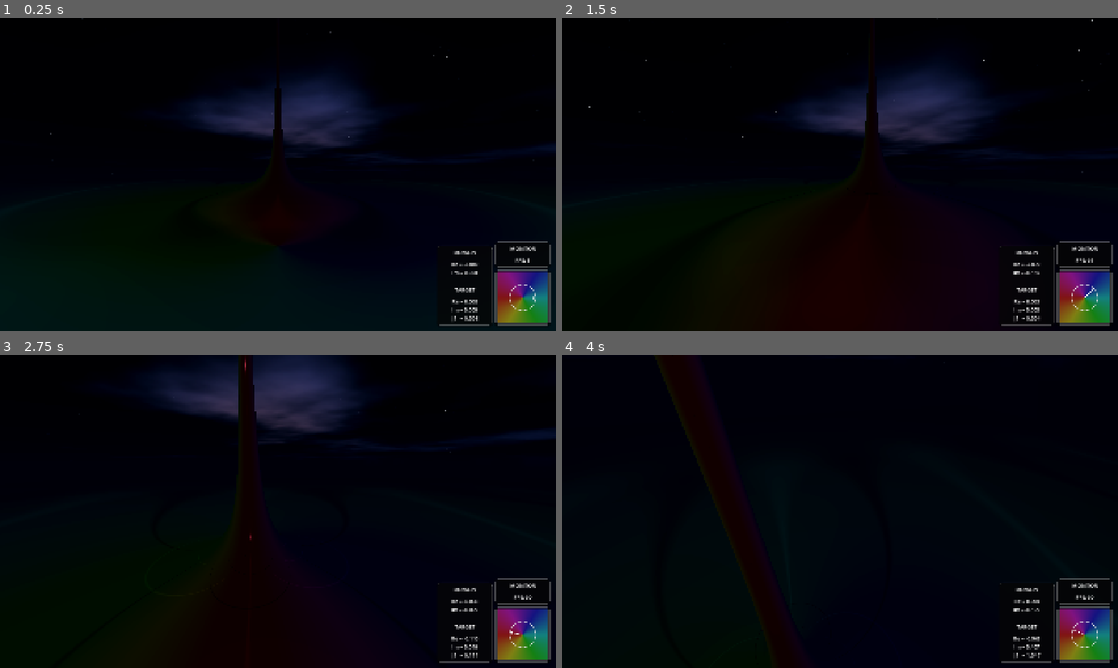
Above: before the commit, frames 1-4 (two rows, left to right).
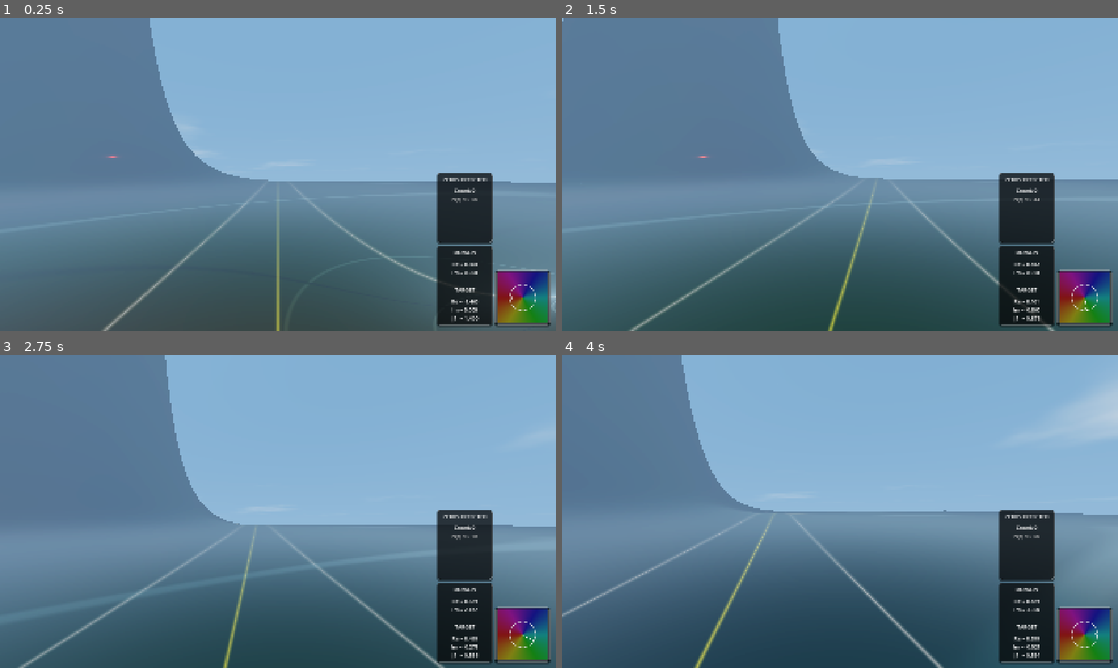
Above: after the commit, the same moments.

Repository: allanino/complex-functions-explorer
Game: Godot game, scene res://core/main.tscn
Same seed, same stepped clock (60 frames per second), same inputs: the game is played once before the commit and once after it.
Inputs (mouse positions are in pixels of both pictures, inside the frame that each line leads up to):
- Up to frame 1 (0.25 s): no input
- Up to frame 2 (1.5 s): tap Enter at 0.5 s; move the mouse to (867, 174) at 0.52 s; hold W (move_forward) from 0.53 s (still down); tap Z at 0.6, 1.35 s; click (867, 174) at 0.67 s; tap Space at 0.77 s; move the mouse to (812, 174) at 1.27 s
- Up to frame 3 (2.75 s): keep holding W (move_forward); tap Space at 1.52 s; move the mouse to (289, 505) at 2.02 s; tap G at 2.1 s; tap Z at 2.3 s
- Up to frame 4 (4 s): keep holding W (move_forward); move the mouse to (834, 517) at 2.77 s; tap N at 2.85 s; click (834, 517) at 2.92 s; tap Space at 3.02, 3.77 s; tap Z at 3.05, 3.8 s; move the mouse to (878, 514) at 3.52 s; tap C at 3.6 s

The runs differ from the first frame. In frame 1, 98% of the frame differs, in the area x 0-100%, y 0-100%; in frame 2, 97%; in frame 3, 97%; in frame 4, 97%.

Commit message:
refactor: improve path following stability by adjusting rotation logic, dynamic arrival margins, and Newton step constraints

Diff:
--- a/math/complex_field.gd
+++ b/math/complex_field.gd
@@ -337,7 +337,7 @@
 	var dx = complex_mul(value, log_z[1])
 	return [value, dx]
 
-static func newton_step_zeta_reflection(z: Vector2, multiplier: float = 1.0, max_step: float = 2.0) -> Vector2:
+static func newton_step_zeta_reflection(z: Vector2, multiplier: float = 1.0, max_step: float = 1.0) -> Vector2:
 	var res = zeta_continuation_with_derivatives(z.x, z.y)
 	var f_val = res[0]
 	var f_prime = res[1]
--- a/player/player_controller.gd
+++ b/player/player_controller.gd
@@ -1,7 +1,7 @@
 extends CharacterBody3D
 
 var enable_joystick: bool = false
-@export var run_demo: bool = true
+@export var run_demo: bool = false
 
 const MOUSE_SENSITIVITY = 0.002
 const DOUBLE_PRESS_TIME = 0.3
@@ -201,7 +201,7 @@
 				auto_walk_state = AutoWalkState.NEWTON_WALK
 				var complex_pos = Config.world_to_complex(global_position.x, global_position.z)
 				newton_target_z = ComplexField.newton_step_zeta_reflection(complex_pos)
-				last_newton_idx = 0
+				last_newton_idx = 1
 
 				newton_wait_timer = 0.1
 				newton_converged = false
@@ -409,8 +409,8 @@
 
 		if current_pos2d.distance_to(target_pos2d) > 0.01:
 			var target_dir2d = (target_pos2d - current_pos2d).normalized()
-			var target_yaw = atan2(target_dir2d.x, target_dir2d.y) + PI
-			rotation.y = lerp_angle(rotation.y, target_yaw, 2.0 * delta)
+			var target_yaw = atan2(-target_dir2d.x, -target_dir2d.y)
+			rotation.y = lerp_angle(rotation.y, target_yaw, 10.0 * delta)
 
 		if newton_wait_timer > 0.0:
 			newton_wait_timer -= delta
@@ -430,7 +430,9 @@
 					var target_dir2d = (target_pos2d - current_pos2d).normalized()
 					direction = Vector3(target_dir2d.x, 0, target_dir2d.y)
 			else:
-				if current_pos2d.distance_to(target_pos2d) > 0.1:
+				var dist = current_pos2d.distance_to(target_pos2d)
+				var arrival_margin = max(0.1, current_speed * delta * 1.5)
+				if dist > arrival_margin:
 					var target_dir2d = (target_pos2d - current_pos2d).normalized()
 					direction = Vector3(target_dir2d.x, 0, target_dir2d.y)
 				else:
@@ -438,9 +440,13 @@
 					last_newton_idx += 1
 					if last_newton_idx < path.size():
 						newton_target_z = path[last_newton_idx]
+						var next_world = Config.complex_to_world(newton_target_z.x, newton_target_z.y)
+						target_pos2d = Vector2(next_world.x, next_world.y)
+						var target_dir2d = (target_pos2d - current_pos2d).normalized()
+						direction = Vector3(target_dir2d.x, 0, target_dir2d.y)
 					else:
 						newton_converged = true
-					newton_wait_timer = 0.2
+					newton_wait_timer = 0.0
 
 	if direction != Vector3.ZERO:
 		if auto_walk_state != AutoWalkState.MOVING_TO_LINE and auto_walk_state != AutoWalkState.WALKING:
--- a/tests/test_player.gd
+++ b/tests/test_player.gd
@@ -5,6 +5,7 @@
 
 func test_player_loads_and_physics_process_runs():
 	var player = player_scene.instantiate()
+	player.run_demo = false
 	var main_ui = ui_scene.instantiate()
 	add_child_autoqfree(player)
 	add_child_autoqfree(main_ui)
@@ -25,6 +26,7 @@
 
 func test_player_movement_disabled_when_menu_open():
 	var player = player_scene.instantiate()
+	player.run_demo = false
 	var main_ui = ui_scene.instantiate()
 	add_child_autoqfree(player)
 	add_child_autoqfree(main_ui)
@@ -44,6 +46,7 @@
 
 func test_detached_slider_esc_toggle():
 	var player = player_scene.instantiate()
+	player.run_demo = false
 	var main_ui = ui_scene.instantiate()
 	add_child_autoqfree(player)
 	add_child_autoqfree(main_ui)
@@ -91,6 +94,7 @@
 	Config.function_type = Config.ComplexFunc.IDENTITY
 
 	var player = player_scene.instantiate()
+	player.run_demo = false
 	add_child_autoqfree(player)
 
 	# Verify labels start visible is false (until updated)
